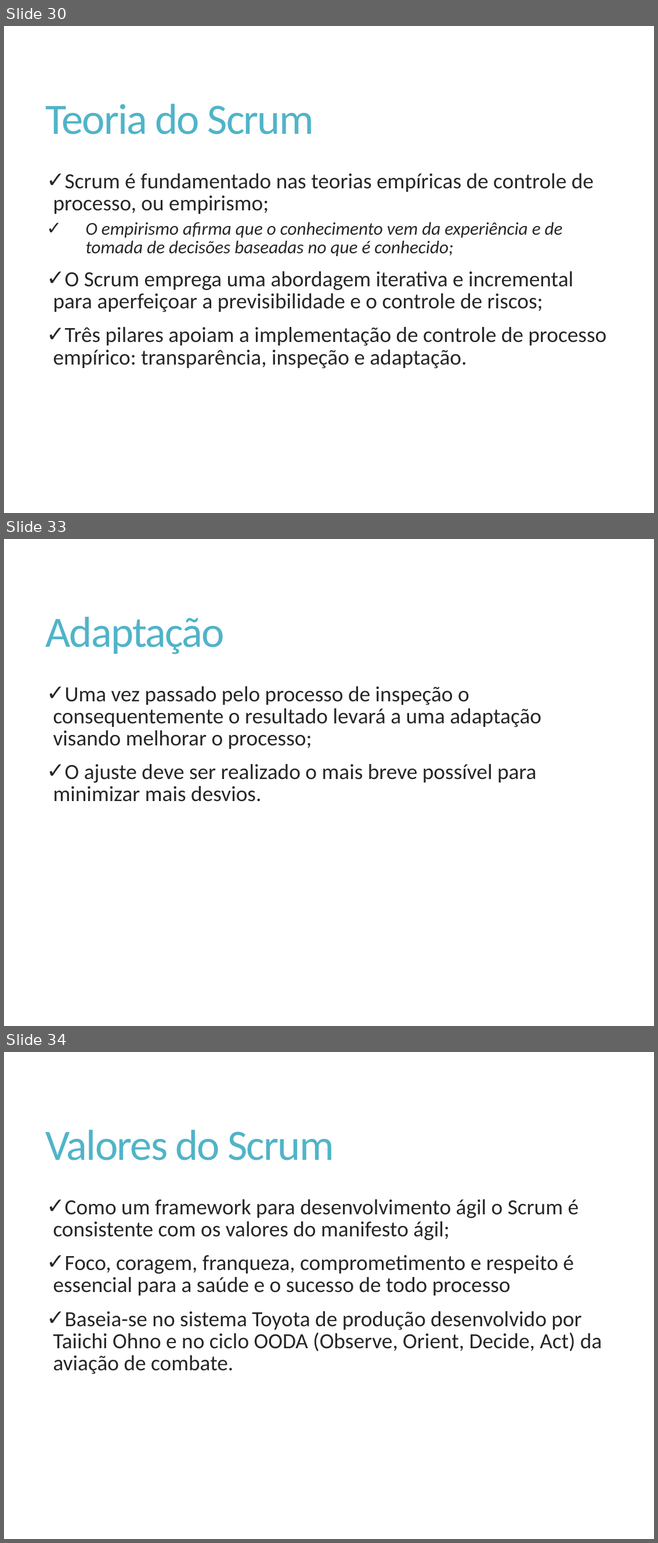
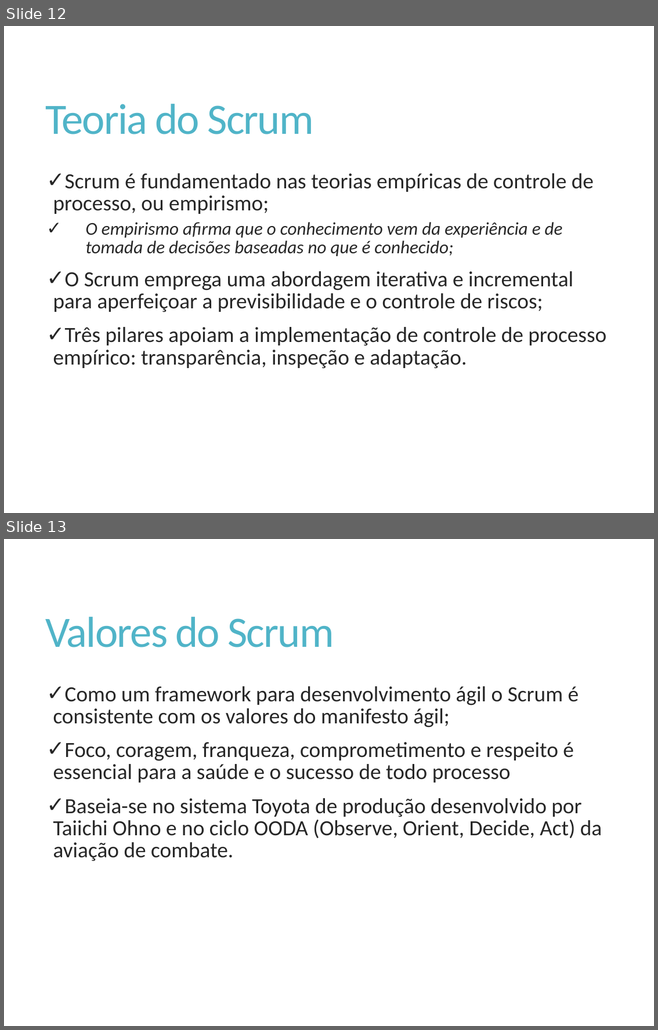
Before and after one commit to Elton-Garbin/TCC-2016, a slide deck: StartIdea/StartIdea.Docs/Apresentacao.pptx. Shown one above the other, each under a label of ours: slides 30, 33 and 34 before the commit, slides 12 and 13 after it; the slides between them are not shown. The pictures are 658x1543 and 658x1030 pixels, drawn with LibreOffice and Linux fonts; fonts in the diff are those of the drawing. Boxes give left, top, right and bottom in pixels: in the first picture for what was removed or moved away, otherwise in the second. Text is boxed around its words. In the diff, an @@ line names an element or a change of style, - is before the commit and + after.

```diff
--- a/StartIdea/StartIdea.Docs/Apresentacao.pptx
+++ b/StartIdea/StartIdea.Docs/Apresentacao.pptx
@@ slide 33 removed at [4,539,654,1026], background #FFFFFF @@
@@ title removed at [46,617,224,654] @@
-Adaptação
@@ text removed at [53,686,541,802] @@
-✓ Uma vez passado pelo processo de inspeção o consequentemente o resultado levará a uma adaptação visando melhorar o processo;
-✓ O ajuste deve ser realizado o mais breve possível para minimizar mais desvios.
@@ what was slide 30 is now slide 12 @@
@@ what was slide 34 is now slide 13 @@
```
Also in this commit, not shown: 3 slides changed, 17 other slides removed.
